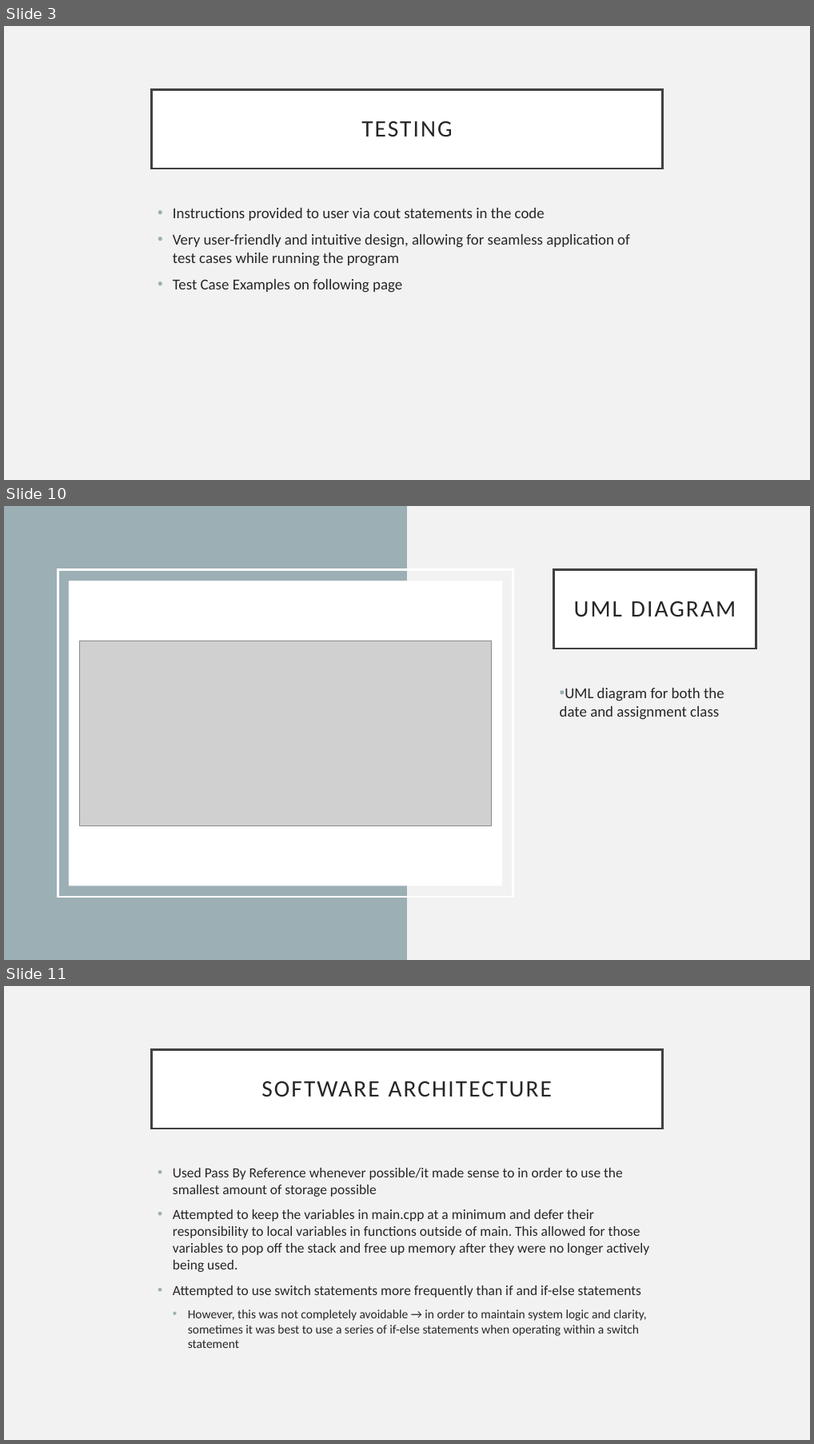
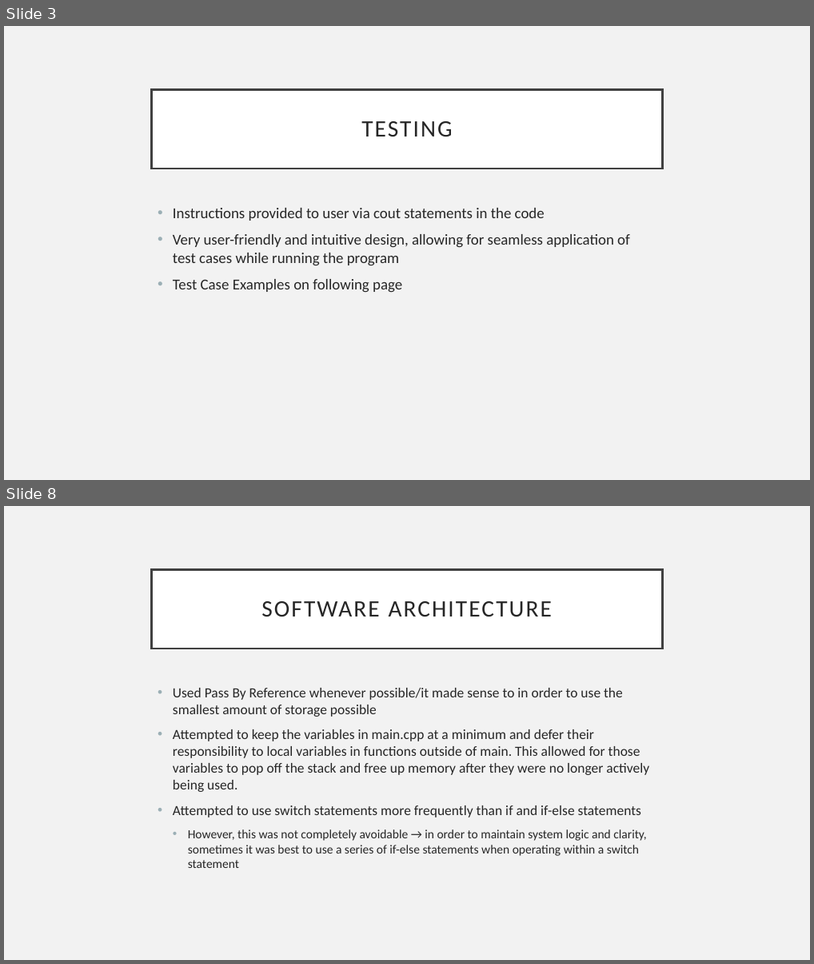
Before and after one commit to kylawilson/EC327FinalProject, a slide deck: doc/ProjectArchitecture.pptx. Shown one above the other, each under a label of ours: slides 3, 10 and 11 before the commit, slides 3 and 8 after it; the slides between them are not shown. The pictures are 814x1444 and 814x964 pixels, drawn with LibreOffice and Linux fonts; fonts in the diff are those of the drawing; grey boxes stand for pictures. Boxes give left, top, right and bottom in pixels: in the first picture for what was removed or moved away, otherwise in the second. Text is boxed around its words. In the diff, an @@ line names an element or a change of style, - is before the commit and + after.

Commit message:
Add files via upload
Add state diagrams

```diff
--- a/doc/ProjectArchitecture.pptx
+++ b/doc/ProjectArchitecture.pptx
@@ slide 10 removed at [4,506,810,960], background #F2F2F2 @@
@@ rectangle removed at [4,506,407,960] @@
@@ rectangle removed at [58,569,514,896] @@
@@ title removed at [554,569,757,648] @@
-UML DIAGRAM
@@ rectangle removed at [69,580,502,885] @@
@@ picture removed at [80,640,491,825] @@
@@ text removed at [560,688,725,720] @@
-• UML diagram for both the date and assignment class
@@ what was slide 11 is now slide 8 @@
```
Also in this commit, not shown: 4 slides added, 6 other slides removed.
